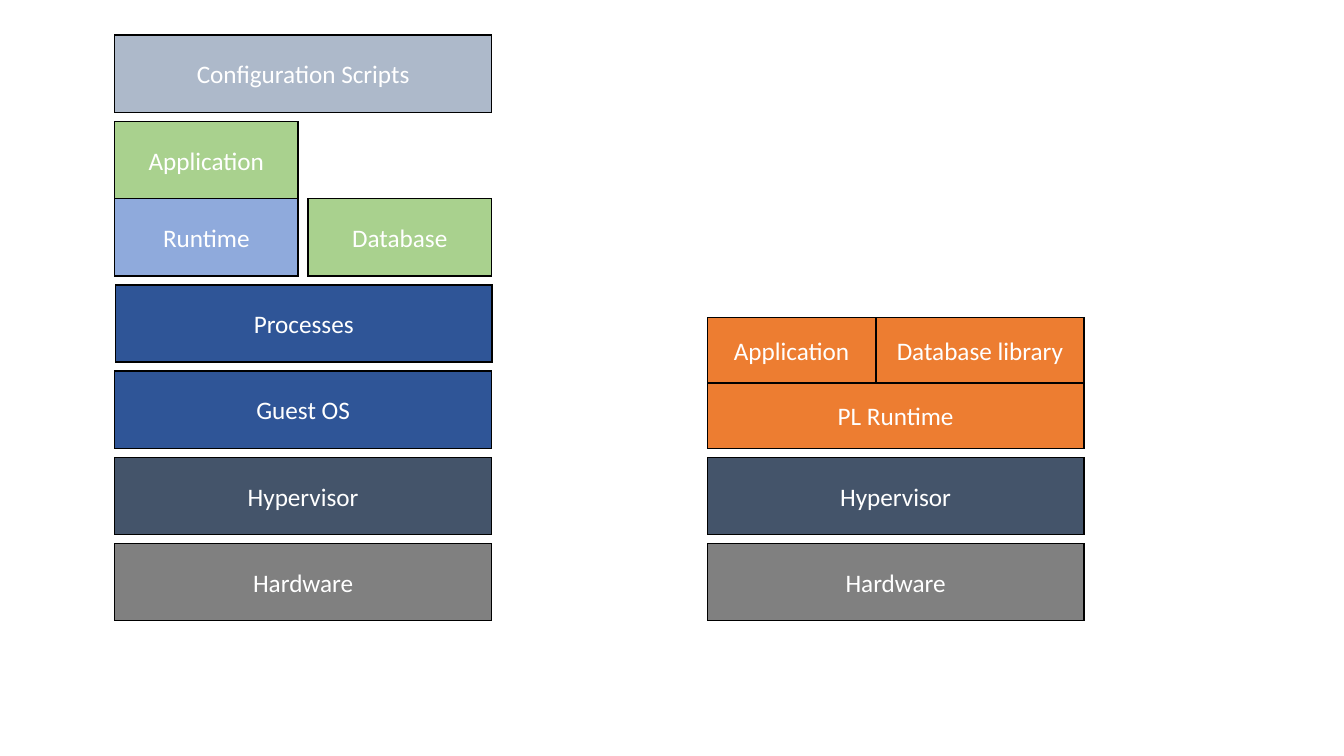
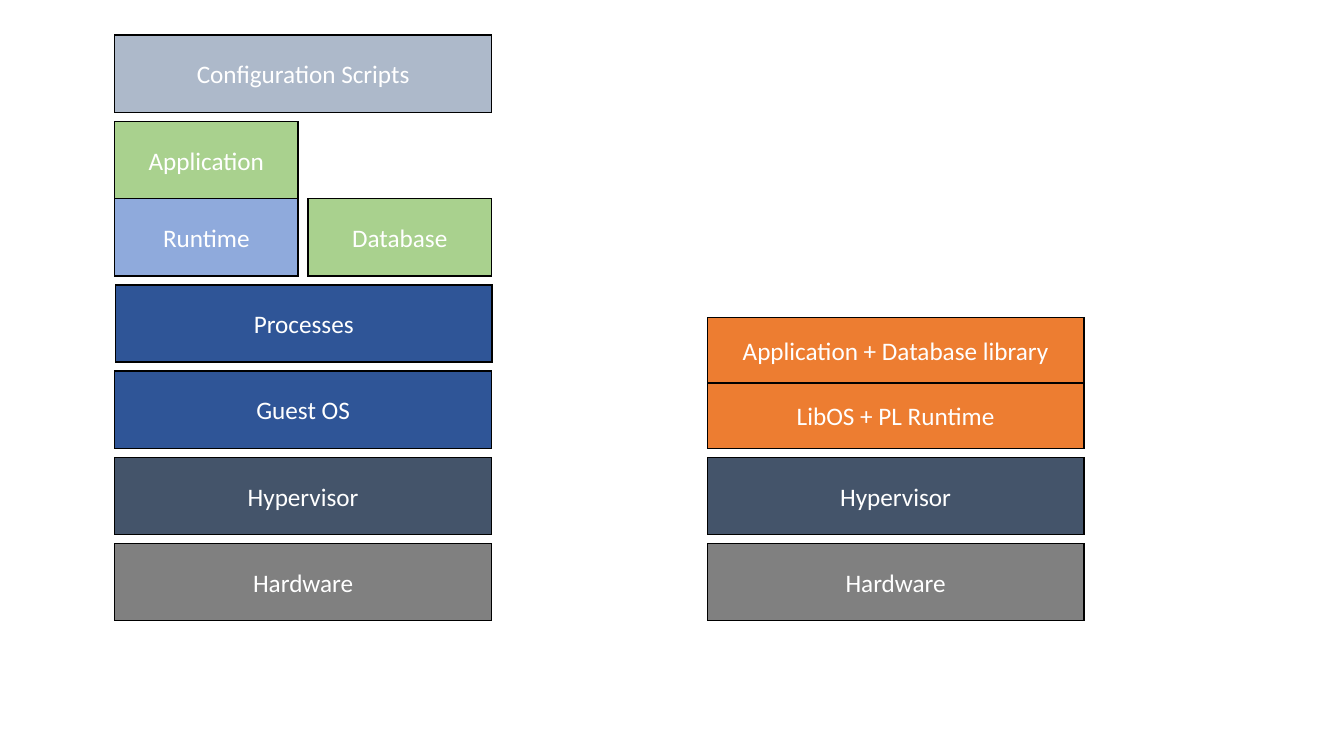
Before and after one commit to aghosn/CandidacyPresentation, a slide deck: slide 5 of old/Figures/figExo.pptx. Drawn at 1344x756 pixels with LibreOffice and Linux fonts; fonts in the diff are those of the drawing. Boxes give left, top, right and bottom in pixels: in the first picture for what was removed or moved away, otherwise in the second. Text is boxed around its words. In the diff, an @@ line names an element or a change of style, - is before the commit and + after.

```diff
--- a/old/Figures/figExo.pptx
+++ b/old/Figures/figExo.pptx
@@ rectangle removed at (708,318,876,383) @@
-Application
@@ rectangle removed at (876,318,1085,383) @@
-Database library
@@ text in rectangle at (743,342,1048,364): text added @@
+Application + Database library
@@ text in rectangle at (797,407,995,425): text changed @@
-PL Runtime
+LibOS + PL Runtime
```
Also in this commit, not shown: 2 other files.
